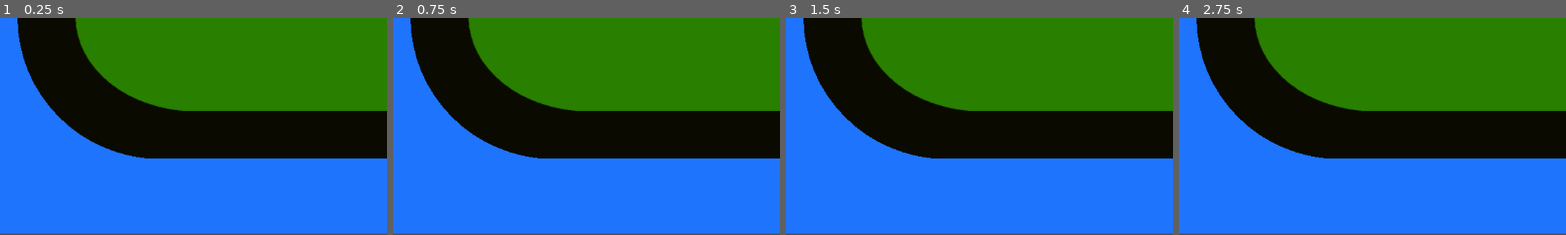
Above: before the commit, frames 1-4 (left to right).
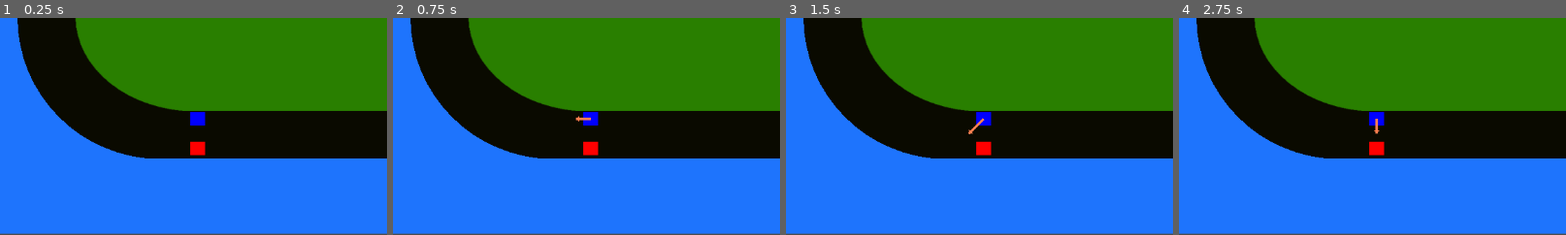
Above: after the commit, the same moments.

Repository: onegm/VectorRacing
Game: Godot game, scene res://scenes/level_1.tscn
Same seed, same stepped clock (60 frames per second), same inputs: the game is played once before the commit and once after it.
Inputs (mouse positions are % of the whole screen's width and height, from its top left):
- Up to frame 1 (0.25 s): no input
- Up to frame 2 (0.75 s): tap Enter at 0.5 s; move the mouse to (72, 45) at 0.52 s; tap Left (decrease_x_speed) at 0.6 s
- Up to frame 3 (1.5 s): tap R (reset) at 1.25 s; move the mouse to (30, 55) at 1.27 s; tap Down (decrease_y_speed) at 1.35 s
- Up to frame 4 (2.75 s): tap R (reset) at 2 s; move the mouse to (60, 28) at 2.02 s; tap Right (increase_x_speed) at 2.1 s
The pictures show only the part of the screen within x 1-51%, y 50-100%; the shares and areas given below are measured in that part.

The runs differ from the first frame. In frame 1, 0.5% of the frame differs, in the area x 49-54%, y 43-64%; in frame 2, 0.6%; in frame 3, 0.6%, in the area x 47-54%, y 43-64%; in frame 4, 0.6%.
Error before the commit: Invalid access to property or key 'name' on a base object of type 'Color'. (res://scripts/racer_spawner.gd:31)

Commit message:
start win & tie conditions

Diff:
--- a/scenes/target.tscn
+++ /dev/null
@@ -1,18 +0,0 @@
-[gd_scene load_steps=4 format=3 uid="uid://by8w4qdkfrt2r"]
-
-[ext_resource type="Script" path="res://scripts/target.gd" id="1_lc8wh"]
-
-[sub_resource type="CanvasTexture" id="CanvasTexture_t44g4"]
-
-[sub_resource type="CanvasTexture" id="CanvasTexture_bc7hr"]
-
-[node name="Target" type="Node2D"]
-script = ExtResource("1_lc8wh")
-
-[node name="TargetSprite" type="Sprite2D" parent="."]
-scale = Vector2(4, 4)
-texture = SubResource("CanvasTexture_t44g4")
-
-[node name="AnchorSprite" type="Sprite2D" parent="."]
-scale = Vector2(4, 4)
-texture = SubResource("CanvasTexture_bc7hr")
--- a/scenes/track_0.tscn
+++ b/scenes/track_0.tscn
@@ -28,7 +28,7 @@
 shape = SubResource("CapsuleShape2D_uu8dd")
 
 [node name="WinArea" type="Area2D" parent="."]
-position = Vector2(332, 499)
+position = Vector2(127, 468)
 collision_mask = 2
 
 [node name="WinShape" type="CollisionShape2D" parent="WinArea"]
--- a/scenes/track_1.tscn
+++ b/scenes/track_1.tscn
@@ -8,7 +8,7 @@
 height = 1074.0
 
 [sub_resource type="RectangleShape2D" id="RectangleShape2D_m7hnk"]
-size = Vector2(117, 123)
+size = Vector2(41.5, 123)
 
 [node name="Track1" type="Node2D"]
 script = ExtResource("1_1gmlj")
@@ -36,7 +36,7 @@
 shape = SubResource("CapsuleShape2D_s2fb8")
 
 [node name="WinArea" type="Area2D" parent="."]
-position = Vector2(332, 499)
+position = Vector2(414, 499)
 collision_mask = 2
 
 [node name="WinShape" type="CollisionShape2D" parent="WinArea"]
--- a/scenes/win_screen.tscn
+++ b/scenes/win_screen.tscn
@@ -13,9 +13,11 @@
 
 [node name="WinScreen" type="Control"]
 layout_mode = 3
-anchors_preset = 15
-anchor_right = 1.0
-anchor_bottom = 1.0
+anchors_preset = 8
+anchor_left = 0.5
+anchor_top = 0.5
+anchor_right = 0.5
+anchor_bottom = 0.5
 grow_horizontal = 2
 grow_vertical = 2
 script = ExtResource("1_h3boa")
--- a/scripts/game.gd
+++ b/scripts/game.gd
@@ -10,6 +10,7 @@
 
 @onready var current_level : PackedScene = load("res://scenes/level_0.tscn")
 @onready var main_menu : PackedScene = load("res://scenes/start_page.tscn")
+@onready var win_screen : PackedScene = load("res://scenes/win_screen.tscn")
 
 func set_num_players(num : int):
 	num_of_players = num
--- a/scripts/level.gd
+++ b/scripts/level.gd
@@ -9,8 +9,9 @@
 var racers
 var current_racer
 var current_racer_idx = 0
-
-#var colors = [Color.BLUE, Color.RED, Color.BLACK, Color.DARK_GREEN]
+var winners = []
+var final_round = false
+var race_is_active = true
 
 func _ready():
 	racers = racer_spawner.spawn_racers(num_of_racers, spawn_position, track.spawn_rotation)
@@ -21,26 +22,54 @@
 	current_racer = racers[current_racer_idx]
 
 	track.track_exited.connect(on_track_exited)
-	track.racer_won.connect(on_racer_won)
+	track.racer_won.connect(on_racer_finished)
 	input_manager.reset_pressed.connect(reset)
 	input_manager.next_pressed.connect(on_next_pressed)
 
 func _process(_delta):
+	if !race_is_active:
+		return
 	input_manager.read_input(current_racer.global_position)
 	current_racer.update_target_position(input_manager.get_x_input(), input_manager.get_y_input())
 
+	if final_round && !any_active_racer() && current_racer_idx == 0 :
+		end_race()
+
 func on_next_pressed():
-	if racers.any(func(racer): return racer.is_active):
+	if any_active_racer():
 		return
 	current_racer.move()
+	input_manager.reset()
 	update_current_racer()
-	input_manager.reset()
 
 func on_track_exited(racer : Racer):
 	racer.crash_reset()
 
-func on_racer_won(racer : Racer):
-	print(racer.name + " wins!")
+func on_racer_finished(racer : Racer):
+	winners.append(racer)
+	final_round = true
+
+func end_race():
+	race_is_active = false
+	var winner = determine_winner()
+	var win_screen = Game.win_screen.instantiate()
+	add_child(win_screen)
+	win_screen.set_winner(winner)
+	win_screen.set_position(get_viewport_rect().size / 2)
+
+func determine_winner():
+	var winner = winners[0]
+	for racer in winners:
+		if racer.get_num_moves() < winner.get_num_moves():
+			winner = racer
+
+	var num_ties = 0
+	for racer in winners:
+		if racer.get_num_moves() == winner.get_num_moves():
+			num_ties += 1
+		if num_ties > 1:
+			return null
+	return winner
 
 func update_current_racer():
 	current_racer_idx += 1
@@ -48,6 +77,9 @@
 		current_racer_idx = 0
 	current_racer = racers[current_racer_idx]
 
+func any_active_racer() -> bool:
+	return racers.any(func(racer): return racer.is_active)
+
 func reset():
 	for racer in racers:
 		racer.reset()
--- a/scripts/racer.gd
+++ b/scripts/racer.gd
@@ -10,6 +10,7 @@
 
 var initial_position
 var vehicle_color : Color
+var moves = 0
 
 func _ready():
 	colorize()
@@ -37,6 +38,8 @@
 	if is_active:
 		return
 
+	moves += 1
+	print(moves)
 	velocity = current_target - global_position
 	motion_vectors.set_new_velocity(velocity)
 	is_active = true
@@ -50,7 +53,12 @@
 
 func crash_reset():
 	var pre_crash_position = global_position - velocity
+	moves += 5
+	print(moves)
 	reset(pre_crash_position)
+
+func get_num_moves():
+	return moves
 
 func set_color(color : Color):
 	vehicle_color = color
--- a/scripts/racer_spawner.gd
+++ b/scripts/racer_spawner.gd
@@ -6,6 +6,7 @@
 var racers = []
 var spawn_points
 var colors = [Color.BLUE, Color.RED, Color.BLACK, Color.DARK_GREEN]
+var names = ["Blue", "Red", "Black", "Green"]
 
 #func _ready():
 #	spawn_racers()
@@ -28,8 +29,7 @@
 		var racer = racer_scene.instantiate()
 		racer.set_initial_position(spawn_point.global_position)
 		racer.set_color(colors[i])
-		racer.set_name(str(colors[i].name))
-
+		racer.set_name(names[i])
 		racers.append(racer)
 	return racers
 
--- a/scripts/target.gd
+++ /dev/null
@@ -1,23 +0,0 @@
-extends Node2D
-
-@onready var tile_size = Game.TILE_SIZE
-@onready var target_sprite = $TargetSprite
-@onready var anchor_sprite = $AnchorSprite
-
-func update_target_position(new_position : Vector2):
-	position = new_position
-	target_sprite.position = new_position
-
-func set_anchor(new_position : Vector2):
-	position = new_position
-	update_target_position(Vector2.ZERO)
-
-func get_anchor():
-	return position
-
-func get_target():
-	return target_sprite.global_position
-
-func set_color(color : Color):
-	target_sprite.set_modulate(color)
-	anchor_sprite.set_modulate(Color.CORAL)
--- a/scripts/win_screen.gd
+++ b/scripts/win_screen.gd
@@ -2,6 +2,7 @@
 
 @onready var replayButton = $Panel/ReplayButton
 @onready var menuButton = $Panel/MenuButton
+@onready var win_label = $Panel/Label
 
 func _ready():
 	replayButton.pressed.connect(on_replay_pressed)
@@ -12,3 +13,9 @@
 
 func on_menu_pressed():
 	get_tree().change_scene_to_packed(Game.main_menu)
+
+func set_winner(winner : Racer):
+	if winner != null:
+		win_label.set_text(winner.name + " Wins!!")
+	else:
+		win_label.set_text("It's a tie!!")
